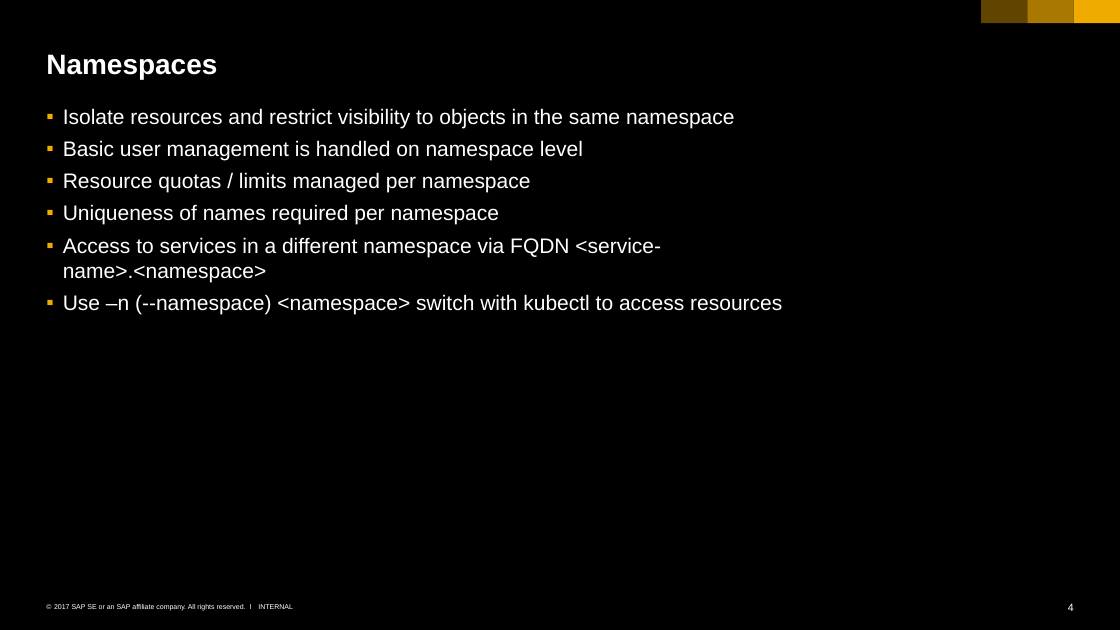
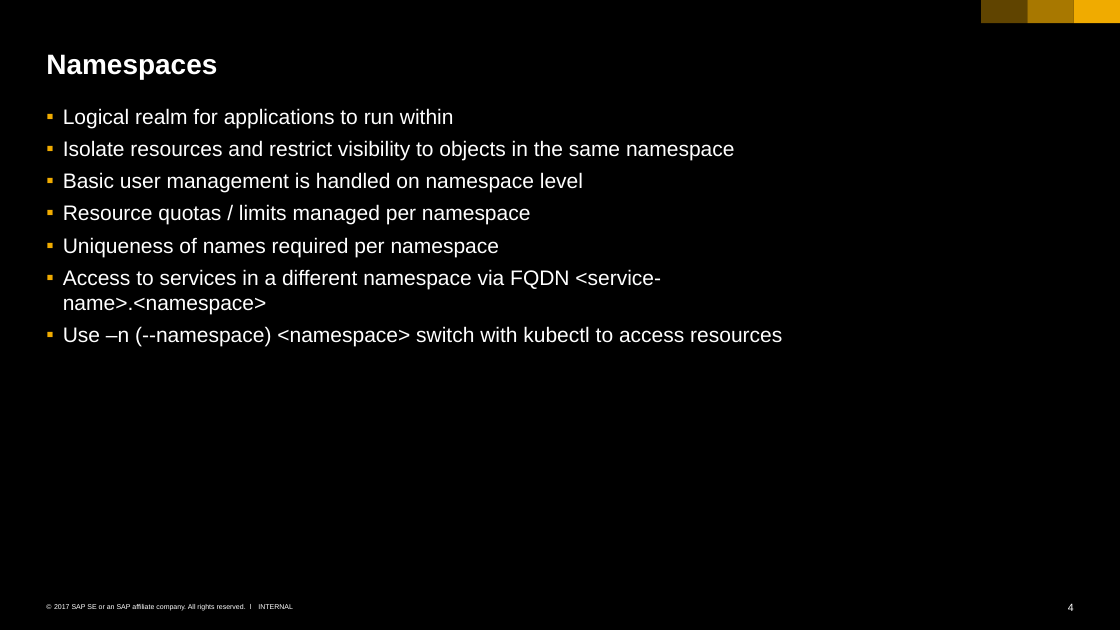
Before and after one commit to cuijiyao01/docker-k8s-training, a slide deck: slide 4 of kubernetes/02_namespaces_pods.pptx. Drawn at 1120x630 pixels with LibreOffice and Linux fonts; fonts in the diff are those of the drawing. Boxes give left, top, right and bottom in pixels: in the first picture for what was removed or moved away, otherwise in the second. Text is boxed around its words. In the diff, an @@ line names an element or a change of style, - is before the commit and + after.

```diff
--- a/kubernetes/02_namespaces_pods.pptx
+++ b/kubernetes/02_namespaces_pods.pptx
@@ text at (63, 108, 454, 128): paragraph added @@
+  ▪ Logical realm for applications to run within
```
Also in this commit, not shown: 1 other slide changed, 1 slide added, 6 other files.
